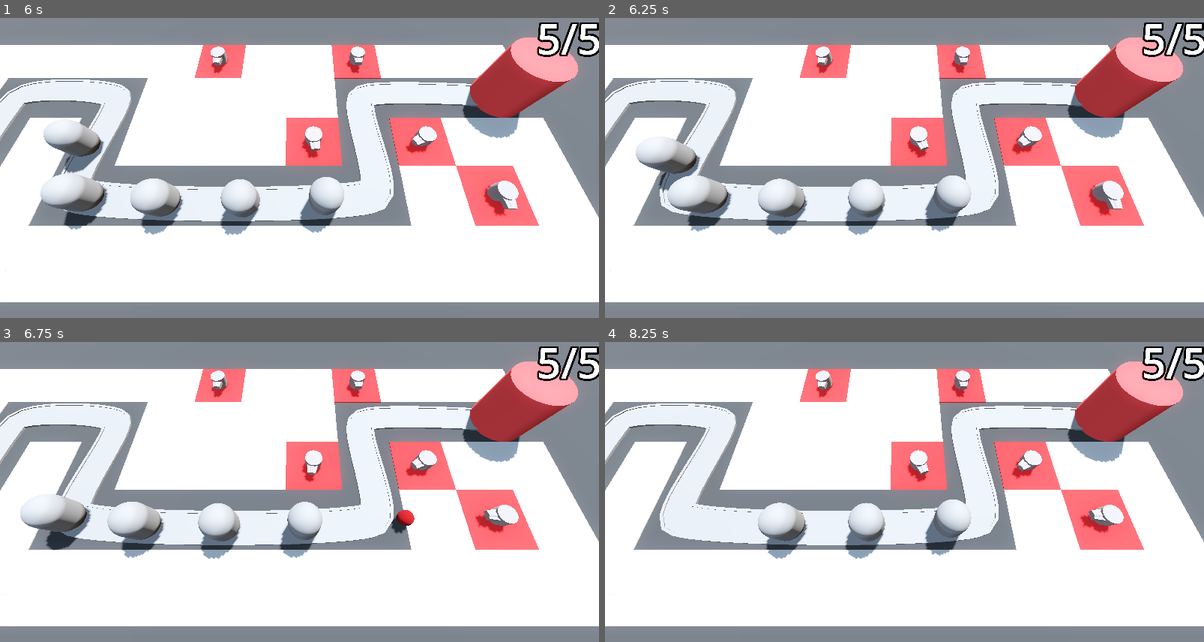
Above: before the commit, frames 1-4 (two rows, left to right).
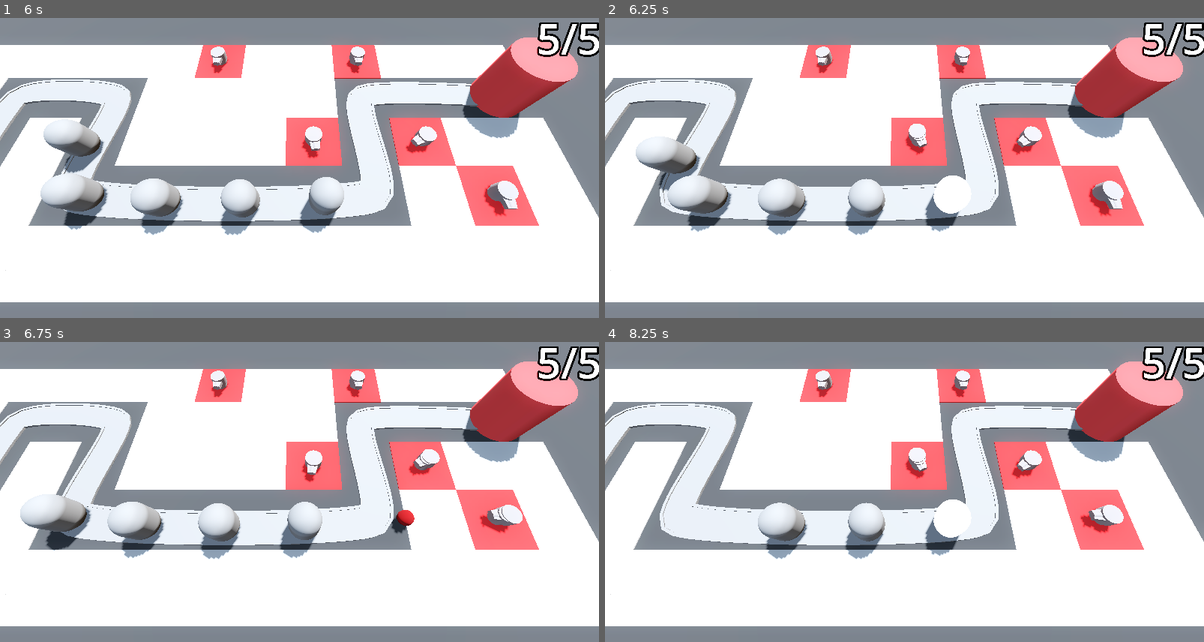
Above: after the commit, the same moments.

Repository: cosmo-the-deer/Barbarian-Blaster
Game: Godot game, scene res://BaseLevel.tscn
The game is run twice, just before and just after one commit, with the same random seed, the same clock (stepped at 60 frames per second) and the same inputs.
Inputs (mouse positions are in pixels of both pictures, inside the frame that each line leads up to):
- Up to frame 1 (6 s): move the mouse to (431, 132) at 0.52 s; press the mouse at (431, 132) at 0.53 s; move the mouse to (179, 165) at 1.27 s; release the mouse at (179, 165) at 1.28 s; click (179, 165) at 1.35 s; move the mouse to (359, 75) at 2.02 s; press the mouse at (359, 75) at 2.03 s; move the mouse to (269, 216) at 2.77 s; release the mouse at (269, 216) at 2.78 s; click (269, 216) at 2.85 s; move the mouse to (479, 201) at 3.52 s; press the mouse at (479, 201) at 3.53 s; move the mouse to (119, 99) at 4.27 s; release the mouse at (119, 99) at 4.28 s; click (119, 99) at 4.35 s; move the mouse to (329, 150) at 5.02 s; press the mouse at (329, 150) at 5.03 s; move the mouse to (209, 66) at 5.77 s; release the mouse at (209, 66) at 5.78 s; click (209, 66) at 5.85 s
- Up to frame 2 (6.25 s): no input
- Up to frame 3 (6.75 s): move the mouse to (431, 456) at 6.52 s; press the mouse at (431, 456) at 6.53 s
- Up to frame 4 (8.25 s): move the mouse to (784, 489) at 7.27 s; release the mouse at (784, 489) at 7.28 s; click (784, 489) at 7.35 s; move the mouse to (964, 399) at 8.02 s; press the mouse at (964, 399) at 8.03 s

Frame 1 is identical in both runs. In frame 2, 0.6% of the frame differs, in the area x 50-62%, y 35-66%; in frame 3, 0.3%; in frame 4, 0.6%.

Commit message:
Introducing Animations

Diff:
--- a/Enemy/enemy.gd
+++ b/Enemy/enemy.gd
@@ -4,12 +4,16 @@
 @export var max_health := 50
 
 var current_health: int:
-	set(heath_in):
-		current_health = heath_in
+	set(health_in):
+		if health_in < current_health:
+			animation_player.play("TakeDamage")
+		current_health = health_in
 		if current_health < 1:
 			queue_free()
 
 @onready var base = get_tree().get_first_node_in_group("base")
+@onready var animation_player: AnimationPlayer = $AnimationPlayer
+
 
 func _ready() -> void:
 	current_health = max_health
--- a/Enemy/enemy.tscn
+++ b/Enemy/enemy.tscn
@@ -6,9 +6,50 @@
 radius = 1.0
 height = 3.0
 
+[sub_resource type="StandardMaterial3D" id="StandardMaterial3D_2pb1h"]
+no_depth_test = true
+shading_mode = 0
+
 [sub_resource type="CapsuleShape3D" id="CapsuleShape3D_2pb1h"]
 radius = 1.0
 height = 3.0
+
+[sub_resource type="Animation" id="Animation_2pb1h"]
+resource_name = "TakeDamage"
+length = 0.1
+tracks/0/type = "value"
+tracks/0/imported = false
+tracks/0/enabled = true
+tracks/0/path = NodePath("DamageHighlight:visible")
+tracks/0/interp = 1
+tracks/0/loop_wrap = true
+tracks/0/keys = {
+"times": PackedFloat32Array(0, 0.0916667),
+"transitions": PackedFloat32Array(1, 1),
+"update": 1,
+"values": [true, false]
+}
+
+[sub_resource type="Animation" id="Animation_px1sc"]
+length = 0.001
+tracks/0/type = "value"
+tracks/0/imported = false
+tracks/0/enabled = true
+tracks/0/path = NodePath("DamageHighlight:visible")
+tracks/0/interp = 1
+tracks/0/loop_wrap = true
+tracks/0/keys = {
+"times": PackedFloat32Array(0),
+"transitions": PackedFloat32Array(1),
+"update": 1,
+"values": [false]
+}
+
+[sub_resource type="AnimationLibrary" id="AnimationLibrary_px1sc"]
+_data = {
+&"RESET": SubResource("Animation_px1sc"),
+&"TakeDamage": SubResource("Animation_2pb1h")
+}
 
 [node name="Enemy" type="PathFollow3D"]
 transform = Transform3D(0.999969, 0, 0, 0, 1, 0, 0, 0, 0.999969, 0, 0, 0)
@@ -20,8 +61,19 @@
 transform = Transform3D(1, 0, 0, 0, 1, 0, 0, 0, 1, 0, 1.5, 0)
 mesh = SubResource("CapsuleMesh_xjnqo")
 
+[node name="DamageHighlight" type="MeshInstance3D" parent="."]
+transform = Transform3D(1, 0, 0, 0, 1, 0, 0, 0, 1, 0, 1.5, 0)
+visible = false
+material_override = SubResource("StandardMaterial3D_2pb1h")
+mesh = SubResource("CapsuleMesh_xjnqo")
+
 [node name="EnemyArea3D" type="Area3D" parent="." groups=["enemy_area"]]
 
 [node name="CollisionShape3D" type="CollisionShape3D" parent="EnemyArea3D" groups=["enemy_area"]]
 transform = Transform3D(1, 0, 0, 0, 1, 0, 0, 0, 1, 0, 1.5, 0)
 shape = SubResource("CapsuleShape3D_2pb1h")
+
+[node name="AnimationPlayer" type="AnimationPlayer" parent="."]
+libraries = {
+&"": SubResource("AnimationLibrary_px1sc")
+}
--- a/Turret/turret.gd
+++ b/Turret/turret.gd
@@ -7,6 +7,7 @@
 var target: PathFollow3D
 
 @onready var barrel_middle: MeshInstance3D = $TurretBase/TurretTop/BarrelMiddle
+@onready var animation_player: AnimationPlayer = $AnimationPlayer
 
 func _physics_process(delta: float) -> void:
 	target = find_best_target()
@@ -19,6 +20,7 @@
 		add_child(shot)
 		shot.global_position = barrel_middle.global_position
 		shot.direction = global_transform.basis.z
+		animation_player.play("fire")
 
 func find_best_target() -> PathFollow3D:
 	var best_target = null
--- a/Turret/turret.tscn
+++ b/Turret/turret.tscn
@@ -18,6 +18,43 @@
 
 [sub_resource type="BoxMesh" id="BoxMesh_ttsi1"]
 size = Vector3(0.3, 0.3, 1)
+
+[sub_resource type="Animation" id="Animation_djkev"]
+resource_name = "fire"
+length = 0.3
+tracks/0/type = "value"
+tracks/0/imported = false
+tracks/0/enabled = true
+tracks/0/path = NodePath("TurretBase/TurretTop:position")
+tracks/0/interp = 1
+tracks/0/loop_wrap = true
+tracks/0/keys = {
+"times": PackedFloat32Array(0, 0.296985),
+"transitions": PackedFloat32Array(1, 1),
+"update": 0,
+"values": [Vector3(0, 0.2, -0.6), Vector3(0, 0.2, 0)]
+}
+
+[sub_resource type="Animation" id="Animation_ttsi1"]
+length = 0.001
+tracks/0/type = "value"
+tracks/0/imported = false
+tracks/0/enabled = true
+tracks/0/path = NodePath("TurretBase/TurretTop:position")
+tracks/0/interp = 1
+tracks/0/loop_wrap = true
+tracks/0/keys = {
+"times": PackedFloat32Array(0),
+"transitions": PackedFloat32Array(1),
+"update": 0,
+"values": [Vector3(0, 0.2, 0)]
+}
+
+[sub_resource type="AnimationLibrary" id="AnimationLibrary_r754r"]
+_data = {
+&"RESET": SubResource("Animation_ttsi1"),
+&"fire": SubResource("Animation_djkev")
+}
 
 [node name="Turret" type="Node3D"]
 script = ExtResource("1_5kpma")
@@ -49,4 +86,9 @@
 [node name="Timer" type="Timer" parent="."]
 autostart = true
 
+[node name="AnimationPlayer" type="AnimationPlayer" parent="."]
+libraries = {
+&"": SubResource("AnimationLibrary_r754r")
+}
+
 [connection signal="timeout" from="Timer" to="." method="_on_timer_timeout"]
Not shown: 1 places in Enemy/enemy.tscn that only renumber resources
Not shown: 1 places in Turret/turret.tscn that only renumber resources
